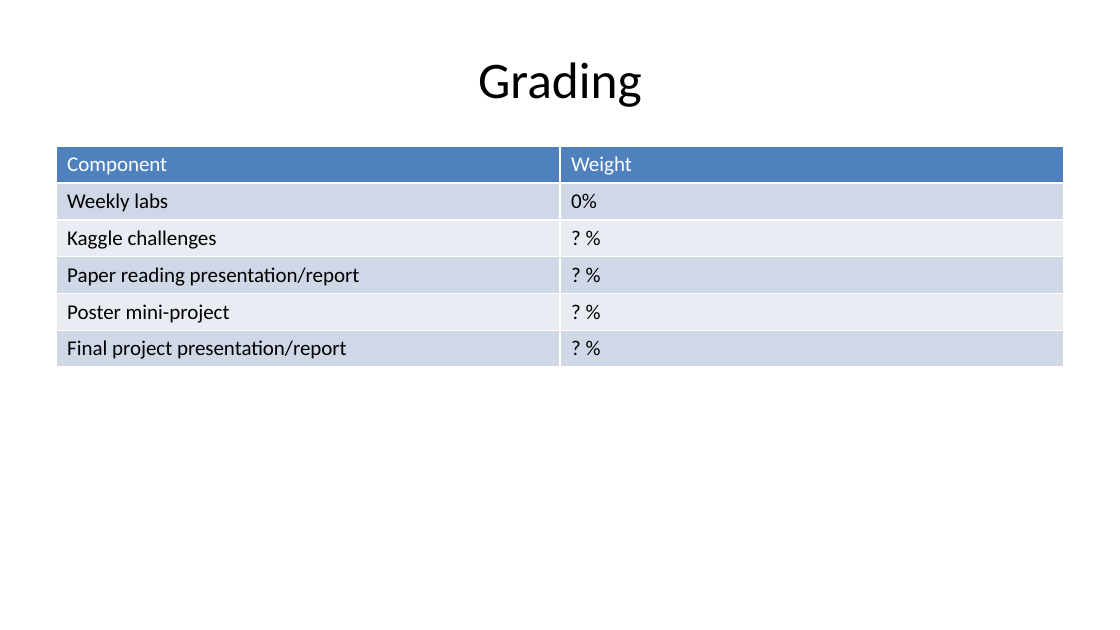
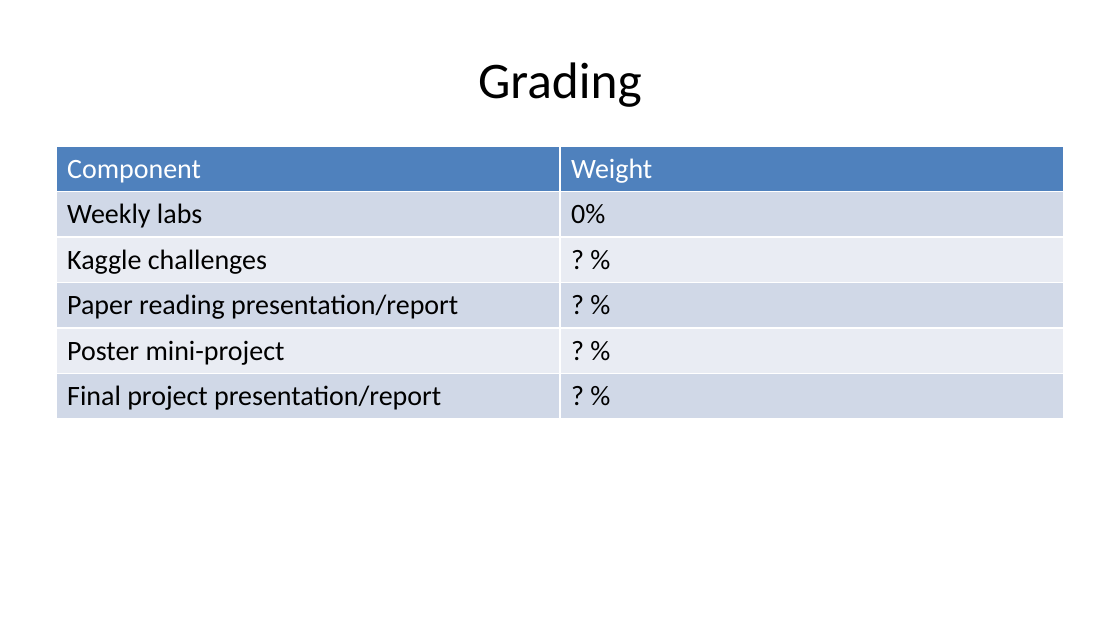
Before and after one commit to pauldubois98/AdcancedTopicsDataScience2026, a slide deck: slide 7 of Course01/slides.pptx. Drawn at 1120x630 pixels with LibreOffice and Linux fonts; fonts in the diff are those of the drawing. Boxes give left, top, right and bottom in pixels: in the first picture for what was removed or moved away, otherwise in the second. Text is boxed around its words. In the diff, an @@ line names an element or a change of style, - is before the commit and + after.

```diff
--- a/Course01/slides.pptx
+++ b/Course01/slides.pptx
@@ table at [56,147,1064,562] @@
@@ fill #D0D8E7 to #D0D8E8 in 6 cells @@
@@ fill #E9ECF3 to #E9EDF4 in 4 cells @@
@@ size 13.5 to 18 pt @@
@@ borders changed @@
```
Also in this commit, not shown: 19 other slides changed, 18 slides added, 1 slide removed, 16 other files.
